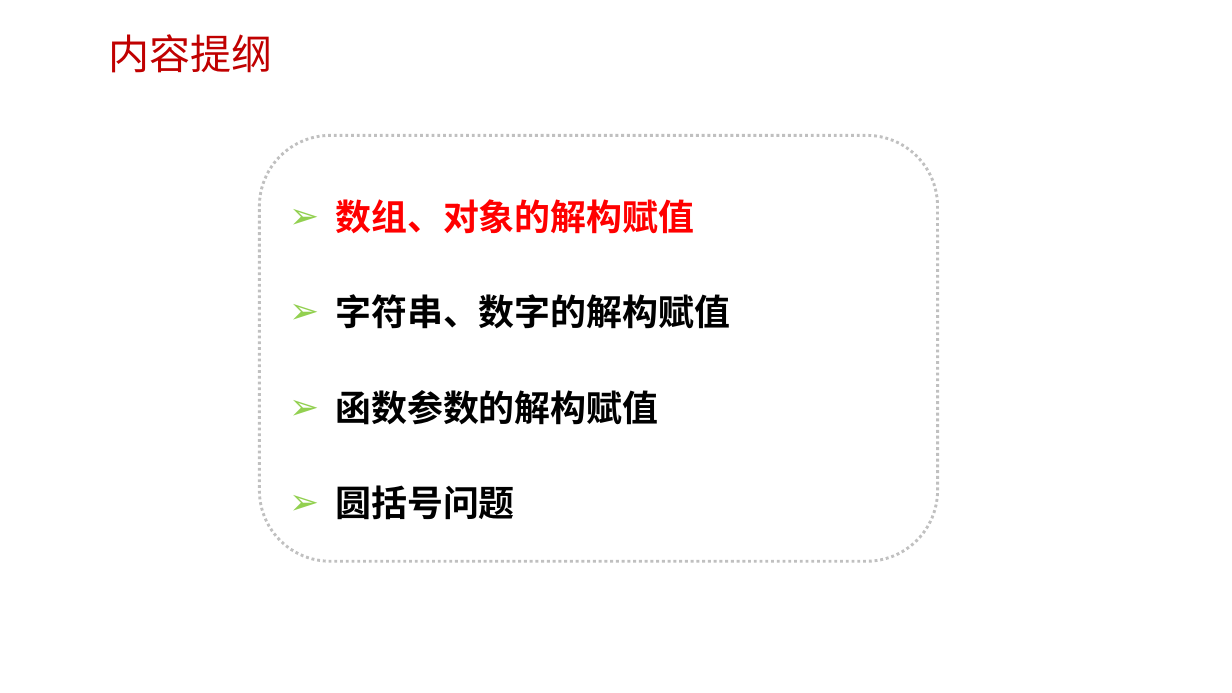
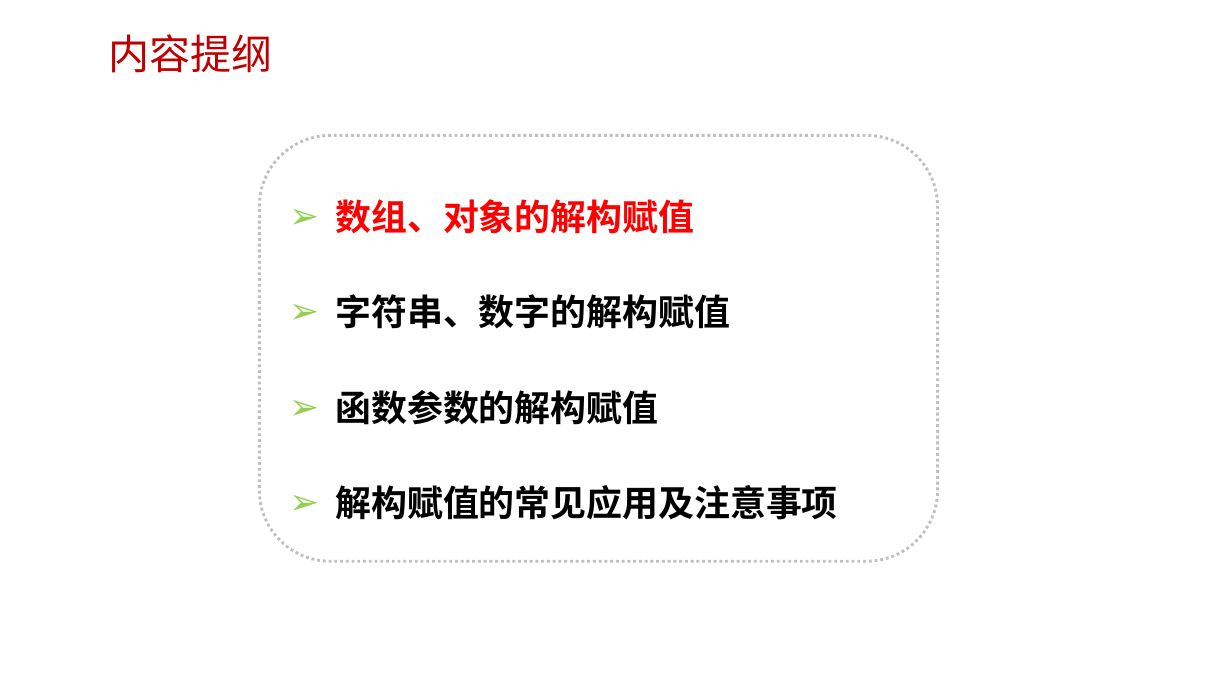
Before and after one commit to edu2act/course-javascript-advanced, a slide deck: slide 18 of 课程PPT/13.ECMAScript 6 一.pptx. Drawn at 1232x693 pixels with LibreOffice and Linux fonts; fonts in the diff are those of the drawing; background and template pictures are left out. Boxes give left, top, right and bottom in pixels: in the first picture for what was removed or moved away, otherwise in the second. Text is boxed around its words. In the diff, an @@ line names an element or a change of style, - is before the commit and + after.

```diff
--- a/课程PPT/13.ECMAScript 6 一.pptx
+++ b/课程PPT/13.ECMAScript 6 一.pptx
@@ text in rounded rectangle at <box>335,485,837,520</box>: text changed @@
-➢ 圆括号问题
+➢ 解构赋值的常见应用及注意事项
```
Also in this commit, not shown: 2 other slides changed, 8 slides added, 6 other files.
